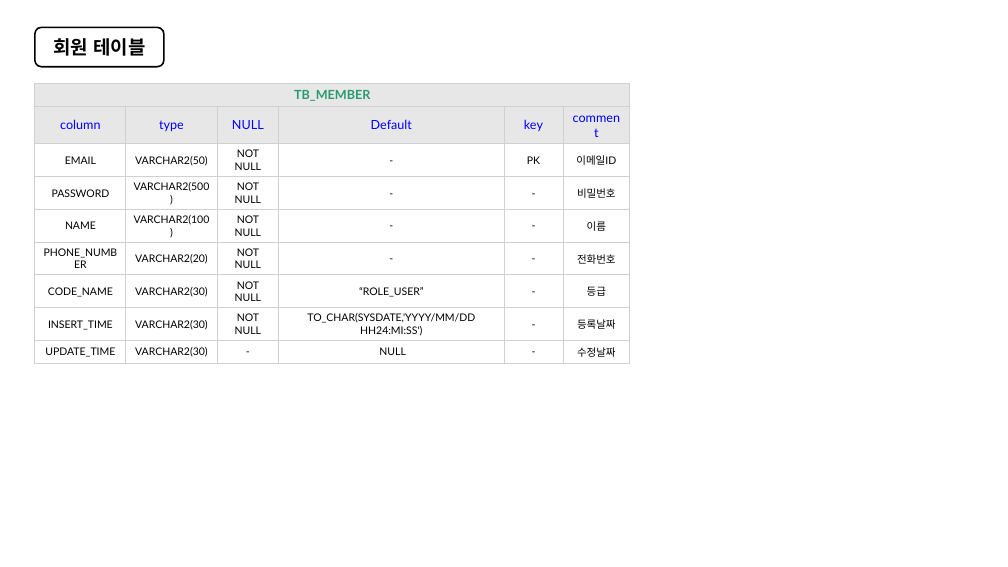
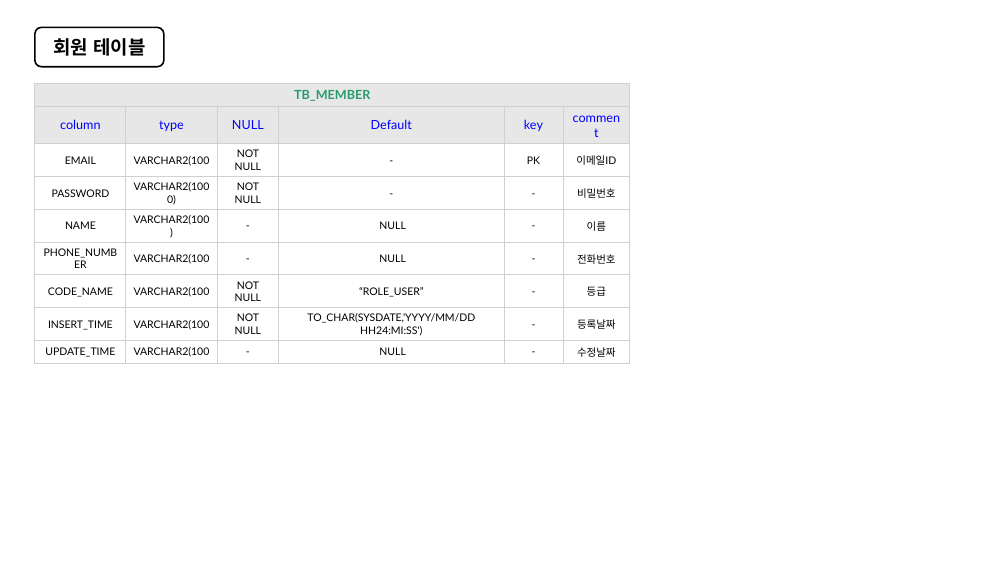
Before and after one commit to Engineer-Han/ITN2024, a slide deck: slide 2 of 01_메뉴얼/데이터 베이스/데이터베이스 스키마.pptx. Drawn at 1008x567 pixels with LibreOffice and Linux fonts; fonts in the diff are those of the drawing. Boxes give left, top, right and bottom in pixels: in the first picture for what was removed or moved away, otherwise in the second. Text is boxed around its words. In the diff, an @@ line names an element or a change of style, - is before the commit and + after.

```diff
--- a/01_메뉴얼/데이터 베이스/데이터베이스 스키마.pptx
+++ b/01_메뉴얼/데이터 베이스/데이터베이스 스키마.pptx
@@ table at <box>35,83,629,361</box> @@
-row 3, column 2: VARCHAR2(50)
+row 3, column 2: VARCHAR2(100
-row 4, column 2: VARCHAR2(500)
+row 4, column 2: VARCHAR2(1000)
-row 5, column 3: NOT NULL
+row 5, column 3: -
-row 5, column 4: -
+row 5, column 4: NULL
-row 6: PHONE_NUMBER | VARCHAR2(20) | NOT NULL | - | - | 전화번호
+row 6: PHONE_NUMBER | VARCHAR2(100 | - | NULL | - | 전화번호
-row 7, column 2: VARCHAR2(30)
+row 7, column 2: VARCHAR2(100
-row 8, column 2: VARCHAR2(30)
+row 8, column 2: VARCHAR2(100
-row 9, column 2: VARCHAR2(30)
+row 9, column 2: VARCHAR2(100
```
Also in this commit, not shown: 8 other slides changed, 2 slides added, 2 other files.
